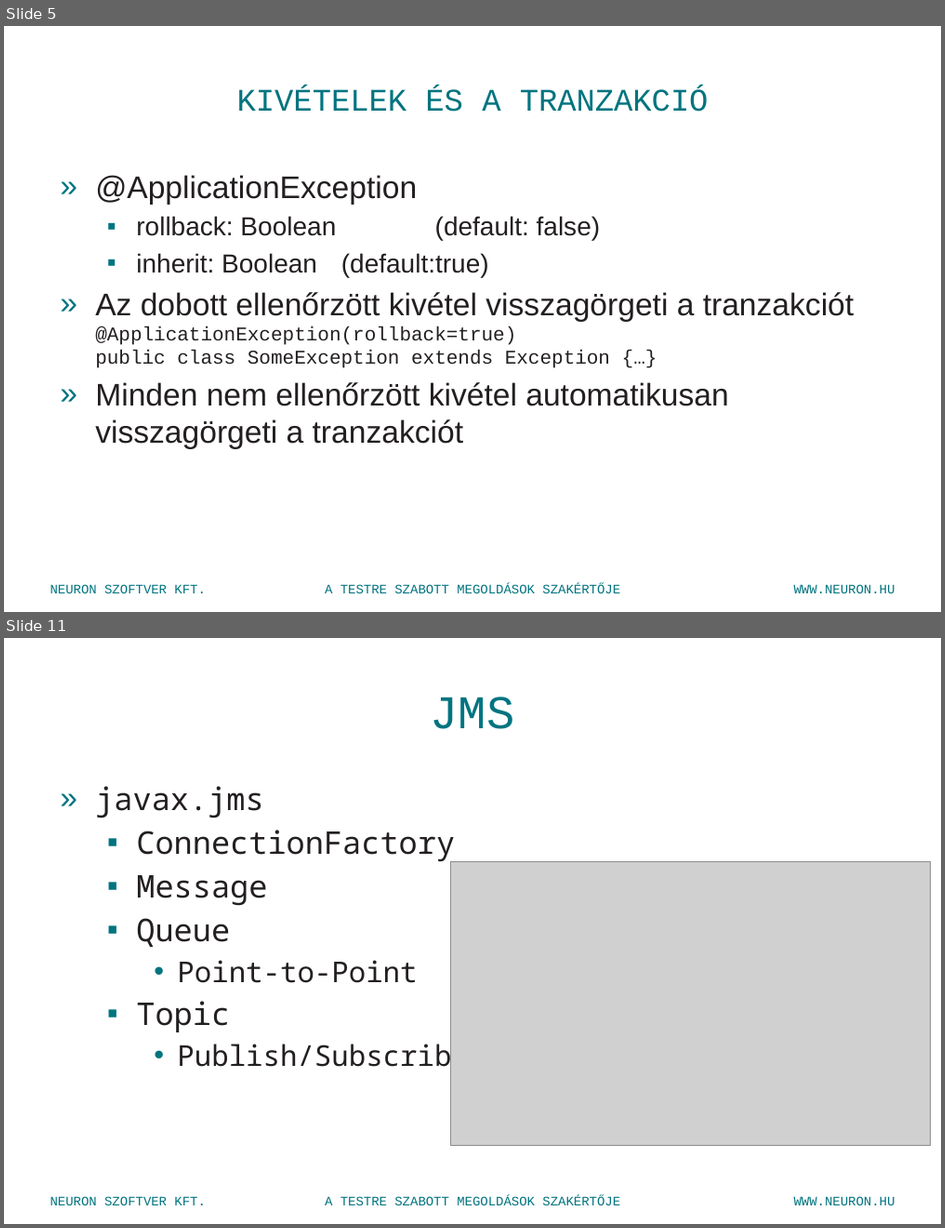
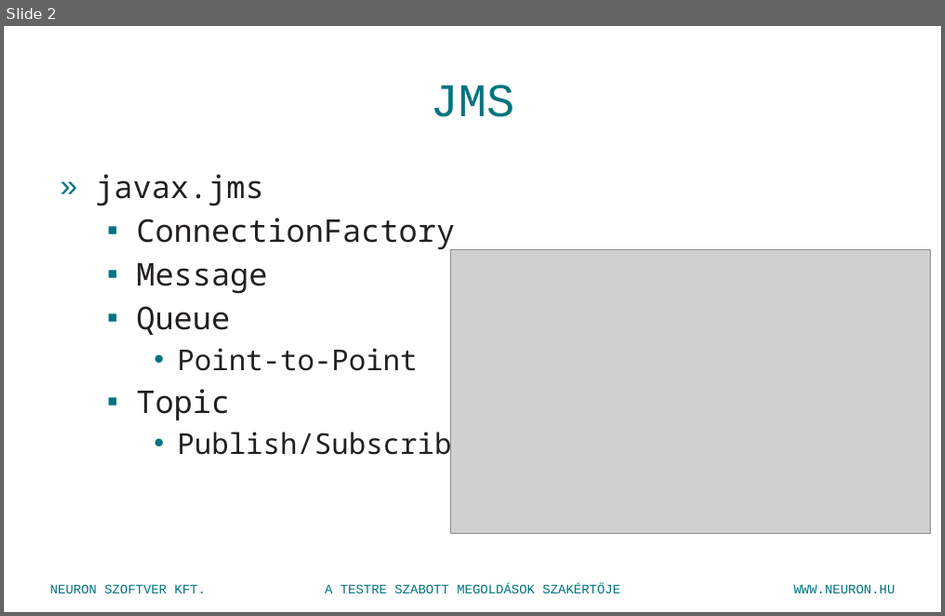
Before and after one commit to shevatevk/training, a slide deck: documentation/Java training 41- EJB - JMS.pptx. Shown one above the other, each under a label of ours: slides 5 and 11 before the commit, slide 2 after it; the slides between them are not shown. The pictures are 945x1228 and 945x616 pixels, drawn with LibreOffice and Linux fonts; fonts in the diff are those of the drawing; grey boxes stand for pictures; background and template pictures are left out. Boxes give left, top, right and bottom in pixels: in the first picture for what was removed or moved away, otherwise in the second. Text is boxed around its words. In the diff, an @@ line names an element or a change of style, - is before the commit and + after.

```diff
--- a/documentation/Java training 41- EJB - JMS.pptx
+++ b/documentation/Java training 41- EJB - JMS.pptx
@@ slide 5 removed at box(4, 26, 941, 612), background picture (left out); not listed: 3 template elements that a slide beside it also shows @@
@@ title removed at box(237, 87, 709, 112) @@
-KIVÉTELEK ÉS A TRANZAKCIÓ
@@ text removed at box(95, 175, 854, 449) @@
-» @ApplicationException
-  ▪ rollback: Boolean (default: false)
-  ▪ inherit: Boolean (default:true)
-» Az dobott ellenőrzött kivétel visszagörgeti a tranzakciót
-  @ApplicationException(rollback=true)
-  public class SomeException extends Exception {…}
-» Minden nem ellenőrzött kivétel automatikusan visszagörgeti a tranzakciót
@@ what was slide 11 is now slide 2 @@
```
Also in this commit, not shown: 1 slide changed, 8 other slides removed, 24 other files.
